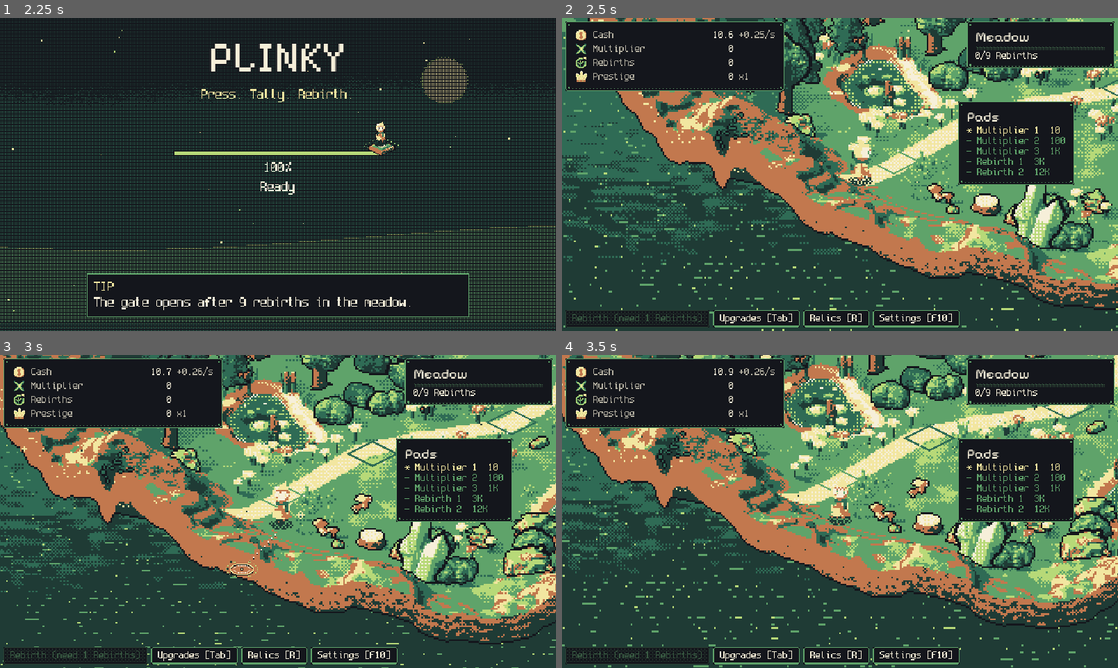
Above: before the commit, frames 1-4 (two rows, left to right).
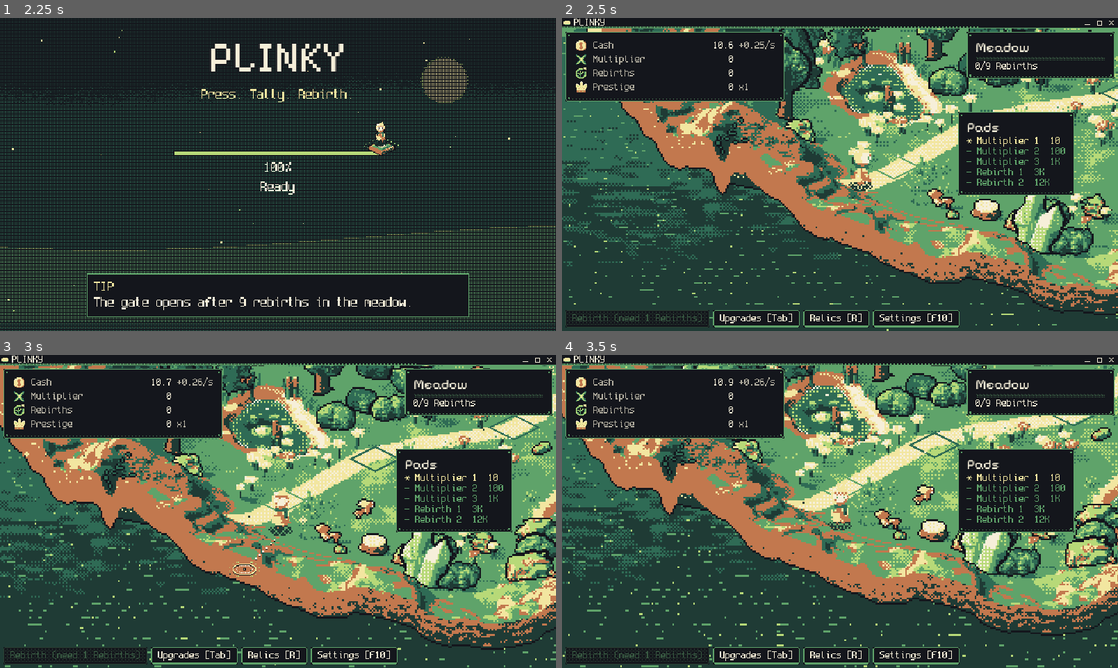
Above: after the commit, the same moments.

Repository: FreezingShock/Plinky
Game: Godot game, scene res://boot/boot.tscn
Same seed, same stepped clock (60 frames per second), same inputs: the game is played once before the commit and once after it.
Inputs (mouse positions are in pixels of both pictures, inside the frame that each line leads up to):
- Up to frame 1 (2.25 s): tap Enter (ui_accept) at 0.5, 0.77, 1.07 s; move the mouse to (400, 158) at 0.52 s; hold D 0.53-1.25 s; tap Space at 0.6 s; click (400, 158) at 0.67 s; drag from (166, 190) to (250, 237) at 1.27 s; move the mouse to (333, 105) at 2.02 s; hold D from 2.03 s (still down); tap 2 at 2.1 s; click (333, 105) at 2.17 s
- Up to frame 2 (2.5 s): keep holding D
- Up to frame 3 (3 s): release D at 2.75 s; drag from (250, 574) to (111, 464) at 2.77 s
- Up to frame 4 (3.5 s): no input

Frame 1 is identical in both runs. In frame 2, 37% of the frame differs, in the area x 0-100%, y 0-100%; in frame 3, 38%; in frame 4, 39%.

Commit message:
Custom windowed frame with title bar, resize edges, and fullscreen dither wipe
Co-Authored-By: Claude Sonnet 5.5 <noreply@anthropic.com>
Claude-Session: https://claude.ai/code/session_01Pmx9dVf3GuSjEmEe4ReQTM

Diff:
--- a/main.gd
+++ b/main.gd
@@ -23,6 +23,7 @@
 var tooltip: PadTooltip
 var relic_panel: RelicPanel
 var display_panel: DisplayPanel
+var window_frame: WindowFrame
 var palette_id: StringName = Palettes.MEADOW
 
 
@@ -86,6 +87,9 @@
 	hud.setup(sim)
 	_wire_relics()
 	_wire_display()
+	window_frame = WindowFrame.new()
+	add_child(window_frame)
+	window_frame.bind(get_window())
 	tooltip = PadTooltip.new()
 	add_child(tooltip)
 
@@ -138,10 +142,12 @@
 ## Lay the frame out in the window. The frame is the bleed size (640x360 until the wider backdrop is in),
 ## or smaller if the window is smaller. It is centred in the visible area, and the rest stays black.
 func _layout_frame() -> void:
-	var visible: Vector2 = get_viewport_rect().size
+	# The custom title bar takes a strip off the top of the view, so it never covers the HUD.
+	var top: float = window_frame.inset() if window_frame != null else 0.0
+	var visible: Vector2 = get_viewport_rect().size - Vector2(0.0, top)
 	var bleed: Vector2 = Vector2(DisplaySettings.bleed_size())
 	var frame: Vector2 = Vector2(minf(visible.x, bleed.x), minf(visible.y, bleed.y)).floor()
-	var origin: Vector2 = ((visible - frame) * 0.5).floor()
+	var origin: Vector2 = ((visible - frame) * 0.5).floor() + Vector2(0.0, top)
 	if frame == size and origin == position:
 		return
 	set_anchors_preset(Control.PRESET_TOP_LEFT)
--- a/tests/run.gd
+++ b/tests/run.gd
@@ -16,6 +16,7 @@
 	"res://tests/test_life.gd",
 	"res://tests/test_walk.gd",
 	"res://tests/test_sites.gd",
+	"res://tests/test_window.gd",
 ]
 
 
--- /dev/null
+++ b/tests/test_window.gd
@@ -0,0 +1,20 @@
+extends RefCounted
+## Window suite: the custom frame is on in windowed mode only, the native-frame fallback turns it off,
+## and the wipe shader source compiles to a Shader. Run through tests/run.gd.
+
+func run(t: SceneTree) -> void:
+	DisplaySettings.native_frame = false
+	DisplaySettings.fullscreen = false
+	DisplaySettings._loaded = true
+	t.ok(DisplaySettings.custom_frame_active(), "windowed uses the custom frame by default")
+	DisplaySettings.fullscreen = true
+	t.ok(not DisplaySettings.custom_frame_active(), "fullscreen has no frame")
+	DisplaySettings.fullscreen = false
+	DisplaySettings.native_frame = true
+	t.ok(not DisplaySettings.custom_frame_active(), "the native-frame setting turns the custom frame off")
+	DisplaySettings.native_frame = false
+
+	var sh := Shader.new()
+	sh.code = WindowFrame.WIPE_SHADER
+	t.ok(sh.code.contains("BAYER"), "wipe shader carries the 4x4 Bayer matrix")
+	t.eq(WindowFrame.BAR_H, 12, "title bar is 12 texels, one Spleen 6x12 line")
--- a/ui/display_panel.gd
+++ b/ui/display_panel.gd
@@ -9,6 +9,8 @@
 var _wide_btn: PixelButton
 var _window_btn: PixelButton
 var _full_btn: PixelButton
+var _custom_btn: PixelButton
+var _native_btn: PixelButton
 var _hint: Label
 
 
@@ -49,6 +51,17 @@
 		DisplaySettings.set_fullscreen(_win, true)
 		refresh())
 
+	v.add_child(_caption("Window frame"))
+	var frame_row := HBoxContainer.new()
+	frame_row.add_theme_constant_override("separation", 4)
+	v.add_child(frame_row)
+	_custom_btn = _option(frame_row, "Plinky frame", func() -> void:
+		DisplaySettings.set_native_frame(_win, false)
+		refresh())
+	_native_btn = _option(frame_row, "System frame", func() -> void:
+		DisplaySettings.set_native_frame(_win, true)
+		refresh())
+
 	_hint = Label.new()
 	_hint.custom_minimum_size.x = 220
 	_hint.autowrap_mode = TextServer.AUTOWRAP_WORD
@@ -85,6 +98,8 @@
 	_wide_btn.text = _tag(mode == DisplaySettings.Scale.WIDE, "Wide view")
 	_window_btn.text = _tag(not DisplaySettings.fullscreen, "Windowed")
 	_full_btn.text = _tag(DisplaySettings.fullscreen, "Fullscreen")
+	_custom_btn.text = _tag(not DisplaySettings.native_frame, "Plinky frame")
+	_native_btn.text = _tag(DisplaySettings.native_frame, "System frame")
 	if mode == DisplaySettings.Scale.FIT:
 		_hint.text = "Fit fills the window at any size. Texels can differ by one pixel. F11 toggles fullscreen."
 	elif not DisplaySettings.pixel_active(_win):
--- a/ui/display_settings.gd
+++ b/ui/display_settings.gd
@@ -21,6 +21,11 @@
 static var bleed_ready: bool = true
 static var scale_mode: int = Scale.FIT
 static var fullscreen: bool = false
+## True falls back to the operating system's title bar and border. False (default) uses the game's own frame in windowed mode.
+static var native_frame: bool = false
+## Set by WindowFrame: a Callable(win: Window, on: bool) that plays the fullscreen wipe and then calls commit_fullscreen.
+## Left empty (tests, headless), set_fullscreen switches at once.
+static var animator: Callable = Callable()
 static var _loaded: bool = false
 
 
@@ -33,6 +38,7 @@
 		return
 	scale_mode = clampi(int(cfg.get_value(SECTION, "scale", Scale.FIT)), Scale.PIXEL, Scale.WIDE)
 	fullscreen = bool(cfg.get_value(SECTION, "fullscreen", false))
+	native_frame = bool(cfg.get_value(SECTION, "native_frame", false))
 	# Saves before version 2 stored Pixel perfect, which was the old default. Reset that once to Fit, so a stale
 	# Pixel setting can't leave the view stepping in whole multiples. Pixel perfect is still there in the panel.
 	if int(cfg.get_value(SECTION, "version", 1)) < SETTINGS_VERSION:
@@ -45,6 +51,7 @@
 	cfg.set_value(SECTION, "version", SETTINGS_VERSION)
 	cfg.set_value(SECTION, "scale", scale_mode)
 	cfg.set_value(SECTION, "fullscreen", fullscreen)
+	cfg.set_value(SECTION, "native_frame", native_frame)
 	cfg.save(PATH)
 
 
@@ -82,6 +89,10 @@
 		mode_ok = win.mode == Window.MODE_WINDOWED or win.mode == Window.MODE_MAXIMIZED
 	if not mode_ok:
 		win.mode = Window.MODE_FULLSCREEN if fullscreen else Window.MODE_WINDOWED
+	# The game draws its own title bar and resize edges in windowed mode, so the OS border is dropped then.
+	var want_borderless: bool = custom_frame_active()
+	if win.borderless != want_borderless:
+		win.borderless = want_borderless
 	var base: Vector2i = base_size()
 	# The base canvas must scale with the window, so the root is never left in the disabled content scale mode.
 	if win.content_scale_mode != Window.CONTENT_SCALE_MODE_VIEWPORT:
@@ -106,7 +117,32 @@
 	apply(win)
 
 
+## True when the game's own title bar and resize edges are in use (windowed, and not the native-frame fallback).
+static func custom_frame_active() -> bool:
+	load_settings()
+	return not fullscreen and not native_frame
+
+
+static func set_native_frame(win: Window, on: bool) -> void:
+	load_settings()
+	native_frame = on
+	save_settings()
+	apply(win)
+
+
+## Switch window mode. Plays the wipe when WindowFrame has registered one, otherwise switches at once.
 static func set_fullscreen(win: Window, on: bool) -> void:
+	load_settings()
+	if on == fullscreen:
+		return
+	if animator.is_valid():
+		animator.call(win, on)
+	else:
+		commit_fullscreen(win, on)
+
+
+## The switch itself: save, then apply. The wipe calls this once the screen is covered.
+static func commit_fullscreen(win: Window, on: bool) -> void:
 	load_settings()
 	fullscreen = on
 	save_settings()
--- /dev/null
+++ b/ui/window_frame.gd
@@ -0,0 +1,314 @@
+class_name WindowFrame
+extends Control
+## The game's own window chrome for windowed mode: a 12 px title bar (drag, double-click to maximise,
+## minimise / maximise / close), resize handles on every edge and corner, and the dither wipe that plays
+## when switching between windowed and fullscreen. Fullscreen, or the native-frame setting, shows none of it.
+## Window behaviour goes through DisplayServer's interactive drag and resize, so it works on Windows and macOS.
+## Colours come from RelicStyle, so the bar follows the zone palette.
+
+const BAR_H: int = 12
+const BTN_W: int = 14
+const EDGE: int = 5      ## window pixels (not texels): the resize band on each side
+const CORNER: int = 12   ## window pixels: the square at each corner that resizes both axes
+const WIPE_STEPS: float = 8.0
+const WIPE_OUT: float = 0.28
+const WIPE_IN: float = 0.34
+
+const WIPE_SHADER: String = """
+shader_type canvas_item;
+uniform float progress = 0.0;
+uniform vec4 ink : source_color = vec4(0.08, 0.09, 0.11, 1.0);
+const float BAYER[16] = float[16](0.0, 8.0, 2.0, 10.0, 12.0, 4.0, 14.0, 6.0, 3.0, 11.0, 1.0, 9.0, 15.0, 7.0, 13.0, 5.0);
+void fragment() {
+	ivec2 p = ivec2(FRAGCOORD.xy);
+	float b = (BAYER[(p.y & 3) * 4 + (p.x & 3)] + 0.5) / 16.0;
+	float sweep = (UV.x + UV.y) * 0.5;
+	float cover = clamp(progress * 1.6 - sweep * 0.6, 0.0, 1.0);
+	COLOR = vec4(ink.rgb, cover > b ? 1.0 : 0.0);
+}
+"""
+
+var _win: Window
+var _bar: TitleBar
+var _wipe_layer: CanvasLayer
+var _wipe: ColorRect
+var _busy: bool = false
+var _cursor_set: bool = false
+
+signal inset_changed
+
+
+func bind(win: Window) -> void:
+	_win = win
+	mouse_filter = Control.MOUSE_FILTER_IGNORE
+	_bar = TitleBar.new()
+	_bar.win = win
+	_bar.top_level = true  # sits at the very top of the view, above the HUD frame
+	_bar.visible = false
+	add_child(_bar)
+
+	_wipe_layer = CanvasLayer.new()
+	_wipe_layer.layer = 128
+	add_child(_wipe_layer)
+	_wipe = ColorRect.new()
+	_wipe.set_anchors_preset(Control.PRESET_FULL_RECT)
+	_wipe.mouse_filter = Control.MOUSE_FILTER_IGNORE
+	var sh := Shader.new()
+	sh.code = WIPE_SHADER
+	var mat := ShaderMaterial.new()
+	mat.shader = sh
+	_wipe.material = mat
+	_wipe.visible = false
+	_wipe_layer.add_child(_wipe)
+
+	DisplaySettings.animator = Callable(self, "_play_switch")
+	_sync()
+
+
+## Height of the title bar in texels while it is showing, else 0. Main shrinks the HUD frame by this.
+func inset() -> float:
+	return float(BAR_H) if DisplaySettings.custom_frame_active() else 0.0
+
+
+func _sync() -> void:
+	var want: bool = DisplaySettings.custom_frame_active()
+	var vis: Vector2 = get_viewport_rect().size
+	if _bar.visible != want:
+		_bar.visible = want
+		inset_changed.emit()
+	if want:
+		_bar.position = Vector2.ZERO
+		_bar.size = Vector2(vis.x, BAR_H)
+		_bar.queue_redraw()
+
+
+func _process(_delta: float) -> void:
+	_sync()
+	_update_resize_cursor()
+
+
+# --- Resize edges -----------------------------------------------------------------------------------------
+
+## The edge or corner under the mouse, as a DisplayServer.WindowResizeEdge, or -1. Uses real window pixels,
+## so the band is the same thickness at any content scale.
+func _edge_at(p: Vector2i) -> int:
+	if not _resizable():
+		return -1
+	var s: Vector2i = _win.size
+	var left: bool = p.x < EDGE
+	var right: bool = p.x >= s.x - EDGE
+	var top: bool = p.y < EDGE
+	var bottom: bool = p.y >= s.y - EDGE
+	var near_x_l: bool = p.x < CORNER
+	var near_x_r: bool = p.x >= s.x - CORNER
+	var near_y_t: bool = p.y < CORNER
+	var near_y_b: bool = p.y >= s.y - CORNER
+	if (left and near_y_t) or (top and near_x_l):
+		return DisplayServer.WINDOW_EDGE_TOP_LEFT
+	if (right and near_y_t) or (top and near_x_r):
+		return DisplayServer.WINDOW_EDGE_TOP_RIGHT
+	if (left and near_y_b) or (bottom and near_x_l):
+		return DisplayServer.WINDOW_EDGE_BOTTOM_LEFT
+	if (right and near_y_b) or (bottom and near_x_r):
+		return DisplayServer.WINDOW_EDGE_BOTTOM_RIGHT
+	if left:
+		return DisplayServer.WINDOW_EDGE_LEFT
+	if right:
+		return DisplayServer.WINDOW_EDGE_RIGHT
+	if top:
+		return DisplayServer.WINDOW_EDGE_TOP
+	if bottom:
+		return DisplayServer.WINDOW_EDGE_BOTTOM
+	return -1
+
+
+func _resizable() -> bool:
+	return DisplaySettings.custom_frame_active() and _win.mode == Window.MODE_WINDOWED and not _busy
+
+
+## Mouse position in window pixels (not content texels).
+func _mouse_px() -> Vector2i:
+	return DisplayServer.mouse_get_position() - _win.position
+
+
+func _cursor_for(edge: int) -> Input.CursorShape:
+	match edge:
+		DisplayServer.WINDOW_EDGE_LEFT, DisplayServer.WINDOW_EDGE_RIGHT:
+			return Input.CURSOR_HSIZE
+		DisplayServer.WINDOW_EDGE_TOP, DisplayServer.WINDOW_EDGE_BOTTOM:
+			return Input.CURSOR_VSIZE
+		DisplayServer.WINDOW_EDGE_TOP_LEFT, DisplayServer.WINDOW_EDGE_BOTTOM_RIGHT:
+			return Input.CURSOR_FDIAGSIZE
+		DisplayServer.WINDOW_EDGE_TOP_RIGHT, DisplayServer.WINDOW_EDGE_BOTTOM_LEFT:
+			return Input.CURSOR_BDIAGSIZE
+	return Input.CURSOR_ARROW
+
+
+func _update_resize_cursor() -> void:
+	var edge: int = _edge_at(_mouse_px()) if _win.has_focus() else -1
+	if edge >= 0:
+		Input.set_default_cursor_shape(_cursor_for(edge))
+		_cursor_set = true
+	elif _cursor_set:
+		Input.set_default_cursor_shape(Input.CURSOR_ARROW)
+		_cursor_set = false
+
+
+func _input(event: InputEvent) -> void:
+	if event is InputEventMouseButton and event.button_index == MOUSE_BUTTON_LEFT and event.pressed:
+		var edge: int = _edge_at(_mouse_px())
+		if edge >= 0:
+			DisplayServer.window_start_resize(edge as DisplayServer.WindowResizeEdge, _win.get_window_id())
+			get_viewport().set_input_as_handled()
+
+
+# --- Fullscreen / windowed wipe ---------------------------------------------------------------------------
+
+## Registered as DisplaySettings.animator. Covers the screen with a dither sweep, switches mode while it is
+## covered, then uncovers. Reduce-flashing players get an instant switch.
+func _play_switch(win: Window, on: bool) -> void:
+	if _busy:
+		return
+	if FxConfig.reduce_flashing or not is_inside_tree():
+		DisplaySettings.commit_fullscreen(win, on)
+		return
+	_busy = true
+	var mat: ShaderMaterial = _wipe.material as ShaderMaterial
+	mat.set_shader_parameter("ink", RelicStyle.ink)
+	_set_progress(0.0)
+	_wipe.visible = true
+	await _run_wipe(0.0, 1.0, WIPE_OUT)
+	DisplaySettings.commit_fullscreen(win, on)
+	# Let the OS finish the mode change and the viewport resize before uncovering.
+	for i in 4:
+		await get_tree().process_frame
+	await get_tree().create_timer(0.1).timeout
+	_set_progress(1.0)
+	await _run_wipe(1.0, 0.0, WIPE_IN)
+	_wipe.visible = false
+	_busy = false
+
+
+func _run_wipe(from: float, to: float, time: float) -> void:
+	var t: Tween = create_tween()
+	t.tween_method(_set_progress, from, to, time)
+	await t.finished
+
+
+## Stepped, so the wipe reads as a few dither frames rather than a smooth fade.
+func _set_progress(v: float) -> void:
+	var stepped: float = roundf(v * WIPE_STEPS) / WIPE_STEPS
+	(_wipe.material as ShaderMaterial).set_shader_parameter("progress", stepped)
+
+
+# --- Title bar --------------------------------------------------------------------------------------------
+
+class TitleBar extends Control:
+	enum Hit { NONE, TITLE, MIN, MAX, CLOSE }
+
+	var win: Window
+	var _hover: int = Hit.NONE
+
+	func _init() -> void:
+		mouse_filter = Control.MOUSE_FILTER_STOP
+		z_index = 200
+
+	func _hit_at(p: Vector2) -> int:
+		if p.y < 0.0 or p.y >= float(WindowFrame.BAR_H) or p.x < 0.0 or p.x >= size.x:
+			return Hit.NONE
+		var from_right: float = size.x - p.x
+		if from_right <= float(WindowFrame.BTN_W):
+			return Hit.CLOSE
+		if from_right <= float(WindowFrame.BTN_W * 2):
+			return Hit.MAX
+		if from_right <= float(WindowFrame.BTN_W * 3):
+			return Hit.MIN
+		return Hit.TITLE
+
+	func _gui_input(event: InputEvent) -> void:
+		if event is InputEventMouseMotion:
+			var h: int = _hit_at((event as InputEventMouseMotion).position)
+			if h != _hover:
+				_hover = h
+				queue_redraw()
+		elif event is InputEventMouseButton:
+			var mb: InputEventMouseButton = event as InputEventMouseButton
+			if mb.button_index != MOUSE_BUTTON_LEFT or not mb.pressed:
+				return
+			match _hit_at(mb.position):
+				Hit.MIN:
+					win.mode = Window.MODE_MINIMIZED
+				Hit.MAX:
+					_toggle_max()
+				Hit.CLOSE:
+					Save.save_game()
+					get_tree().quit()
+				Hit.TITLE:
+					if mb.double_click:
+						_toggle_max()
+					else:
+						DisplayServer.window_start_drag(win.get_window_id())
+			accept_event()
+
+	func _toggle_max() -> void:
+		win.mode = Window.MODE_WINDOWED if win.mode == Window.MODE_MAXIMIZED else Window.MODE_MAXIMIZED
+
+	func _notification(what: int) -> void:
+		if what == NOTIFICATION_MOUSE_EXIT and _hover != Hit.NONE:
+			_hover = Hit.NONE
+			queue_redraw()
+
+	func _px(x: float, y: float, w: float, h: float, c: Color) -> void:
+		draw_rect(Rect2(x, y, w, h), c)
+
+	func _draw() -> void:
+		var w: float = size.x
+		var ink: Color = RelicStyle.ink
+		var edge: Color = RelicStyle.edge
+		var accent: Color = RelicStyle.accent
+		var txt: Color = RelicStyle.text
+		_px(0, 0, w, WindowFrame.BAR_H, ink)
+		# Bottom rule, with a 4x4 Bayer dither row above it fading toward the buttons.
+		_px(0, WindowFrame.BAR_H - 1, w, 1, edge)
+		for x in int(w):
+			var level: int = int(8.0 * (1.0 - float(x) / maxf(w, 1.0)))
+			if AsciiBox.BAYER[((WindowFrame.BAR_H - 2) % 4) * 4 + (x % 4)] < level:
+				_px(x, WindowFrame.BAR_H - 2, 1, 1, edge)
+		# Mark: a tiny pad.
+		_px(3, 3, 6, 1, accent)
+		_px(2, 4, 8, 3, accent)
+		_px(3, 7, 6, 1, edge)
+		var font: Font = get_theme_default_font()
+		var fs: int = get_theme_default_font_size()
+		draw_string(font, Vector2(14, 9), "PLINKY", HORIZONTAL_ALIGNMENT_LEFT, -1, fs, txt)
+		# Buttons, right to left: close, maximise, minimise.
+		_button(Hit.CLOSE, w - WindowFrame.BTN_W, accent, ink)
+		_button(Hit.MAX, w - WindowFrame.BTN_W * 2, edge, ink)
+		_button(Hit.MIN, w - WindowFrame.BTN_W * 3, edge, ink)
+
+	func _button(which: int, x: float, hover_fill: Color, ink: Color) -> void:
+		var on: bool = _hover == which
+		var fg: Color = ink if on else RelicStyle.text
+		if on:
+			_px(x, 0, WindowFrame.BTN_W, WindowFrame.BAR_H - 1, hover_fill)
+		var cx: float = x + float(WindowFrame.BTN_W) * 0.5
+		match which:
+			Hit.MIN:
+				_px(cx - 3, 7, 6, 1, fg)
+			Hit.MAX:
+				if win != null and win.mode == Window.MODE_MAXIMIZED:
+					_px(cx - 3, 4, 5, 1, fg)
+					_px(cx - 3, 4, 1, 4, fg)
+					_px(cx - 3, 7, 5, 1, fg)
+					_px(cx + 1, 4, 1, 4, fg)
+					_px(cx - 1, 3, 5, 1, fg)
+					_px(cx + 3, 3, 1, 4, fg)
+				else:
+					_px(cx - 3, 3, 6, 1, fg)
+					_px(cx - 3, 8, 6, 1, fg)
+					_px(cx - 3, 3, 1, 6, fg)
+					_px(cx + 2, 3, 1, 6, fg)
+			Hit.CLOSE:
+				for i in 5:
+					_px(cx - 3 + i, 3 + i, 1, 1, fg)
+					_px(cx + 1 - i, 3 + i, 1, 1, fg)
Not shown, changed: docs/decisions.md
